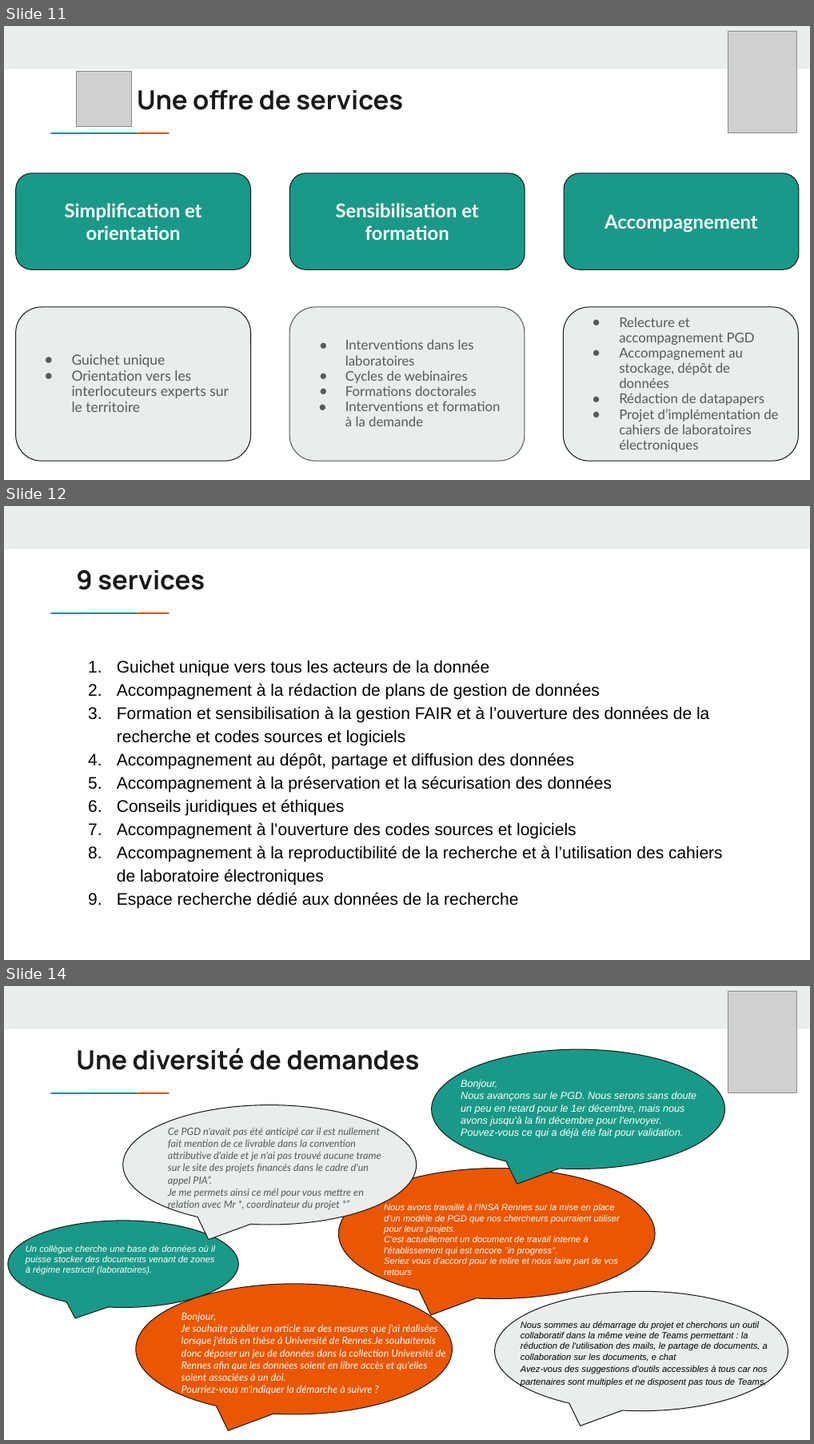
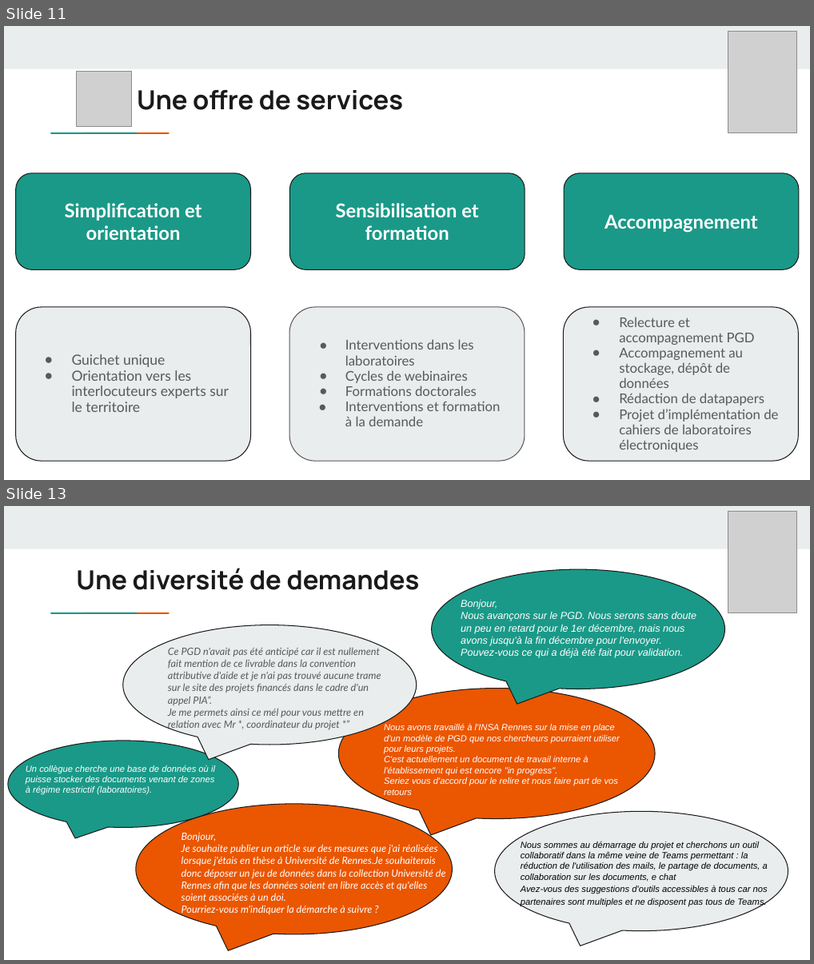
Before and after one commit to damienbelveze/presentation_2PE, a slide deck: Présentation ARDoISE JE 05_12_23.pptx. Shown one above the other, each under a label of ours: slides 11, 12 and 14 before the commit, slides 11 and 13 after it; the slides between them are not shown. The pictures are 814x1444 and 814x964 pixels, drawn with LibreOffice and Linux fonts; fonts in the diff are those of the drawing; grey boxes stand for pictures. Boxes give left, top, right and bottom in pixels: in the first picture for what was removed or moved away, otherwise in the second. Text is boxed around its words. In the diff, an @@ line names an element or a change of style, - is before the commit and + after.

```diff
--- a/Présentation ARDoISE JE 05_12_23.pptx
+++ b/Présentation ARDoISE JE 05_12_23.pptx
@@ slide 12 removed at [4,506,810,960], background #FFFFFF; not listed: 3 template elements that a slide beside it also shows @@
@@ title removed at [76,570,205,590] @@
-9 services
@@ text removed at [117,660,723,908] @@
-1. Guichet unique vers tous les acteurs de la donnée
-2. Accompagnement à la rédaction de plans de gestion de données
-3. Formation et sensibilisation à la gestion FAIR et à l’ouverture des données de la recherche et codes sources et logiciels
-4. Accompagnement au dépôt, partage et diffusion des données
-5. Accompagnement à la préservation et la sécurisation des données
-6. Conseils juridiques et éthiques
-7. Accompagnement à l’ouverture des codes sources et logiciels
-8. Accompagnement à la reproductibilité de la recherche et à l’utilisation des cahiers de laboratoire électroniques
-9. Espace recherche dédié aux données de la recherche
@@ what was slide 14 is now slide 13 @@
```
Also in this commit, not shown: 3 slides changed, 19 other files.
